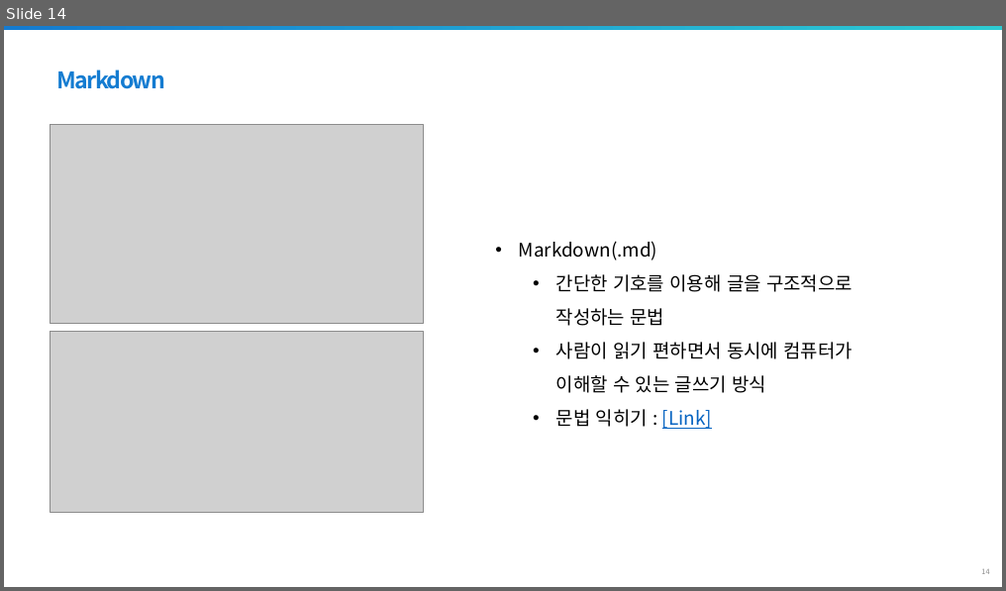
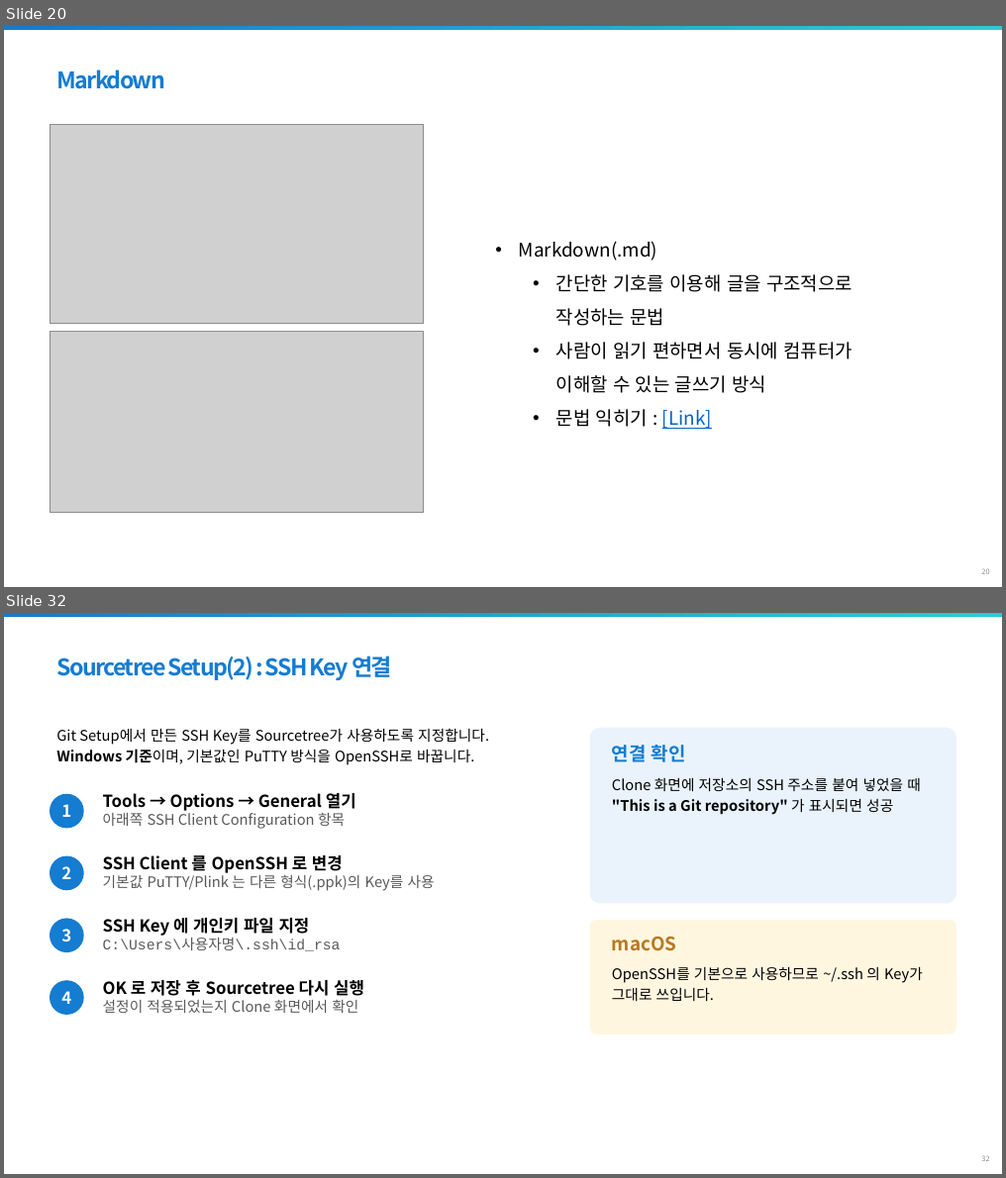
Before and after one commit to jaewoojun070225/gachon2026, a slide deck: 학습파일/SoC100_3.pptx. Shown one above the other, each under a label of ours: slide 14 before the commit, slides 20 and 32 after it; the slides between them are not shown. The pictures are 1006x591 and 1006x1178 pixels, drawn with LibreOffice and Linux fonts; fonts in the diff are those of the drawing; grey boxes stand for pictures; background and template pictures are left out. Boxes give left, top, right and bottom in pixels: in the first picture for what was removed or moved away, otherwise in the second. Text is boxed around its words. In the diff, an @@ line names an element or a change of style, - is before the commit and + after.

Commit message:
학습파일 누락되어 수정

```diff
--- a/학습파일/SoC100_3.pptx
+++ b/학습파일/SoC100_3.pptx
@@ slide 32 added at bbox=[4, 613, 1002, 1174], background #FFFFFF; not listed: 2 template elements that a slide beside it also shows @@
@@ text added at bbox=[57, 656, 392, 680], 22 pt, text #147CD1, bold @@
+Sourcetree Setup(2) : SSH Key 연결
@@ text added at bbox=[56, 728, 489, 765], 14 pt, text #000000 @@
+Git Setup에서 만든 SSH Key를 Sourcetree가 사용하도록 지정합니다. Windows 기준이며, 기본값인 PuTTY 방식을 OpenSSH로 바꿉니다.
@@ rounded rectangle added at bbox=[590, 728, 957, 903], fill #EAF3FB @@
@@ text added at bbox=[612, 745, 921, 815], 14 pt, text #000000 @@
+연결 확인
+Clone 화면에 저장소의 SSH 주소를 붙여 넣었을 때 "This is a Git repository" 가 표시되면 성공
@@ ellipse added at bbox=[50, 794, 84, 829], fill #147CD1, 16 pt, text #FFFFFF, bold @@
+1
@@ text added at bbox=[103, 793, 356, 829], 14 pt, text #595959 @@
+Tools → Options → General 열기
+아래쪽 SSH Client Configuration 항목
@@ ellipse added at bbox=[50, 857, 84, 891], fill #147CD1, 16 pt, text #FFFFFF, bold @@
+2
@@ text added at bbox=[103, 853, 435, 891], 14 pt, text #595959 @@
+SSH Client 를 OpenSSH 로 변경
+기본값 PuTTY/Plink 는 다른 형식(.ppk)의 Key를 사용
@@ ellipse added at bbox=[50, 919, 84, 953], fill #147CD1, 16 pt, text #FFFFFF, bold @@
+3
@@ text added at bbox=[103, 918, 341, 952], 14 pt, text #595959 @@
+SSH Key 에 개인키 파일 지정
+C:\Users\사용자명\.ssh\id_rsa
@@ rounded rectangle added at bbox=[590, 920, 957, 1035], fill #FFF6E0 @@
@@ text added at bbox=[612, 937, 923, 1001], 14 pt, text #000000 @@
+macOS
+OpenSSH를 기본으로 사용하므로 ~/.ssh 의 Key가 그대로 쓰입니다.
@@ ellipse added at bbox=[50, 980, 84, 1015], fill #147CD1, 16 pt, text #FFFFFF, bold @@
+4
@@ text added at bbox=[103, 980, 364, 1013], 16 pt, text #000000, bold @@
+OK 로 저장 후 Sourcetree 다시 실행
+설정이 적용되었는지 Clone 화면에서 확인
@@ what was slide 14 is now slide 20 @@
```
Also in this commit, not shown: 11 slides changed, 21 other slides added, 2 other files.
